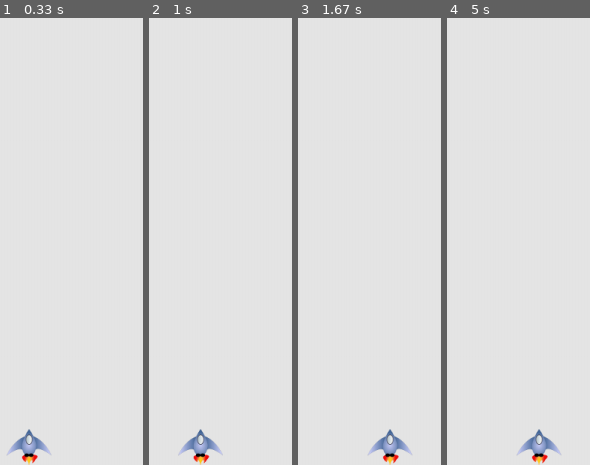
Above: before the commit, frames 1-4 (left to right).
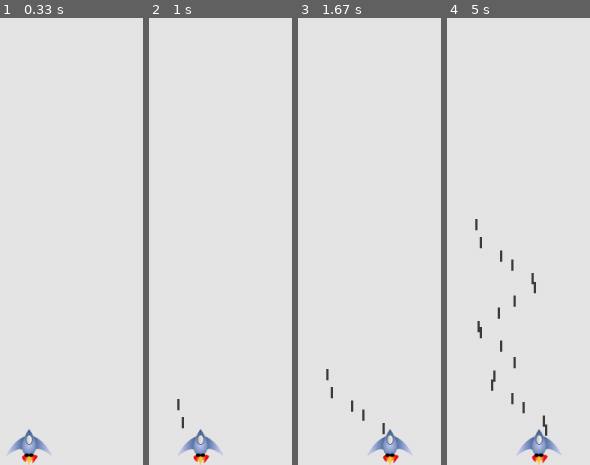
Above: after the commit, the same moments.

Repository: nestor5toglan/invasion_alliens_pygame
Game: pygame game, started from alien_invasion.py
Two runs of this game, one before a commit and one after it. Both use one fixed random seed, a clock stepped at 60 frames per second and the inputs below.
Inputs:
- Up to frame 1 (0.33 s): no input
- Up to frame 2 (1 s): tap Space at 0.33, 0.73 s; hold Right from 0.67 s (still down)
- Up to frame 3 (1.67 s): tap Space at 1.03, 1.23, 1.53 s; release Right at 1.13 s; hold Right 1.17-1.63 s
- Up to frame 4 (5 s): hold Left 1.67-2.2 s; tap Space at 1.73, 2.03, 2.3, 2.6, 2.73, 3.03, 3.4, 3.7, 3.9, 4.2, 4.4, 4.7, 4.9 s; hold Left 2.23-2.63 s; hold Right 2.67-3.3 s; hold Left 3.33-3.8 s; hold Right 3.83-4.3 s; hold Right 4.33-4.8 s; hold Left from 4.83 s (still down)

Frame 1 is identical in both runs. In frame 2, 0.1% of the frame differs, in the area x 19-25%, y 85-92%; in frame 3, 0.3%; in frame 4, 1.0%, in the area x 19-71%, y 44-94%.

Commit message:
commit suite du jeu

Diff:
--- a/alien_invasion.py
+++ b/alien_invasion.py
@@ -1,8 +1,10 @@
 from asyncio import events
+from hashlib import new
 import sys
 import pygame
 from settings import Settings
 from ship import Ship
+from bullet import Bullet
 ##création dune fenetre  pygame vide en creant une classe pour representer le jeu
 
 class AlienInvasion:
@@ -23,6 +25,8 @@
         self.ship = Ship(self)
         #definissez  la couleur d'arriere plan
         self.bg_color = (230,230,230)
+        self.bullets = pygame.sprite.Group() #changement 2 cette ligne permet de dessiner des balles a lecran a chaque passage de la boucle
+
 
 
 
@@ -33,6 +37,7 @@
             #surveiller  les évenements du clavier et de la sourri
             self._check_events()
             self.ship.update()
+            self.bullets.update()#changement2 mise a jour de la position des balles a chaque passage dans la boucle
             self._update_screen()
 
 
@@ -70,6 +75,8 @@
             self.ship.moving_left = True
         elif event.key == pygame.K_q:
             sys.exit()
+        elif event.key == pygame.K_SPACE:
+            self._fire_bullet()
 
 
     def _check_keyup_events(self, event):
@@ -79,6 +86,12 @@
         elif event.key == pygame.K_LEFT:
             self.ship.moving_left = False
 
+    #voici la methode self.fire_bullet() ici
+    def _fire_bullet(self):
+        """creez une nouvelle balle puis ajoutez la au groupe de balle"""
+        new_bullet = Bullet(self)
+        self.bullets.add(new_bullet)
+
 ##décomposition par méthode de _check_events
 
 
@@ -86,6 +99,8 @@
         """mettre a jour les images de lecran et basculer vers le nouvel ecran"""
         self.screen.fill(self.settings.bg_color)
         self.ship.blitme()
+        for bullet in self.bullets.sprites():
+            bullet.draw_bullet()
         #rendre visible l'ecran le plus recemment déssiné
         pygame.display.flip()
 
--- /dev/null
+++ b/bullet.py
@@ -0,0 +1,30 @@
+import pygame
+from pygame.sprite import Sprite
+
+class Bullet(Sprite):
+    """Cette class permet de gérer les balles tirées du navires"""
+
+    def __init__(self,ai_game):
+        """creons une balle a la position actuelle du vaisseau"""
+        super().__init__()
+        self.screen = ai_game.screen
+        self.settings = ai_game.settings
+        self.color = self.settings.bullet_color
+
+        #creer un bullet a (0,0) de coordonnée puis definissons la position correct
+        self.rect = pygame.Rect(0, 0, self.settings.bullet_width,
+                                self.settings.bullet_height)
+        self.rect.midtop = ai_game.ship.rect.midtop
+        #stocker la position de la balle sous la forme de valeur decimal
+        self.y = float(self.rect.y)
+
+    def update(self):
+        """déplacer les bullets (balles) vers le haut de lecran"""
+         #mettre a jour la position decimale du bullet
+        self.y -= self.settings.bullet_speed
+         #mettre a jour la position du rect
+        self.rect.y = self.y
+
+    def draw_bullet(self):
+        """dessiner le bullet (balle) a lecran"""
+        pygame.draw.rect(self.screen, self.color, self.rect)
--- a/evaluation_alien.py
+++ b/evaluation_alien.py
@@ -13,7 +13,10 @@
         pygame.init()
         self.evalusettings = EvaluationSettingsAlien()
         self.screen = pygame.display.set_mode((self.evalusettings.screen_width,self.evalusettings.screen_height))
-        self.screen = pygame.display.set_mode((1000, 500))
+        self.screen = pygame.display.set_mode((0, 0), pygame.FULLSCREEN)
+        self.evalusettings.screen_width = self.screen.get_rect().width
+        self.evalusettings.screen_height = self.screen.get_rect().height
+
         self.evaluationvaisseau = EvaluationVaisseau(self)
         pygame.display.set_caption("EvaluationALienInvasion")
         self.bg_color = (255,255,255)
@@ -25,6 +28,7 @@
         #Surveiller les évenements du clavier et de la souris
         while True:
             self._check_events()
+            self.evaluationvaisseau.evalu_update() #changement 1
             self._update_screen()
 
     def _check_events(self):
@@ -32,6 +36,62 @@
         for event in pygame.event.get():
             if event.type == pygame.QUIT:
                 sys.exit()
+            #appel de la fonction _check_keydown_event effective suite a lécoute et a la pression dune touche correspondant au clavier
+            elif event.type == pygame.KEYDOWN:
+                #appellons la procedure a effectuée  de _check_keydown_event
+                self._check_keydown_event(event)
+            #appel de la fonction _check_keyup_event effective suite a lécoute et au relachement dune touche correspondant au clavier
+            elif event.type == pygame.KEYUP:
+                 #appellons la procedure a effectuée de _check_keyup_event
+                 self._check_keyup_event(event)
+
+
+
+
+
+    #decomposition par methode de _check_events(changement1) ajout de fonction complet _check_keydown_event
+    def _check_keydown_event(self, event):
+        """repondre a la pression dune touche en suivant uniquement le drapeau ici"""
+        if event.key == pygame.K_RIGHT:
+        #déplacer le navire vers la droite
+            self.evaluationvaisseau.moving_right = True
+        #sinon si cest le contraire alors deplacer le navire vers la gauche
+        elif event.key == pygame.K_LEFT:
+            self.evaluationvaisseau.moving_left = True
+        #sinon si cest vers le haut deplacer deplacer le navire vers le haut
+        elif event.key == pygame.K_UP:
+            self.evaluationvaisseau.moving_top = True
+        #sinon si cest vers le bas deplacer deplacer le navire vers le bas
+        elif event.key == pygame.K_DOWN:
+            self.evaluationvaisseau.moving_bottom = True
+
+        #sinon si cest un appuis sur la touche 'q' alors fermer la console de jeux
+        elif event.key == pygame.K_q:
+            sys.exit()
+
+
+    #decomposition par methode de _check_events(changement1) ajout de fonction complet  _check_keyup_event
+
+    def _check_keyup_event(self, event): #changement1
+        """repondre au communiquer dune clé cest à dire au relachement dune touche en suivant le drapeau uniquement ici """
+        #si la touche droite est relacher # alors on met le drapeau a false et la boucle qui fait bouger le navire a droite  sarrete
+        if event.key == pygame.K_RIGHT:
+            self.evaluationvaisseau.moving_right = False
+
+
+        #si la touche gauche est relacher # alors on met le drapeau a false et la boucle qui fait bouger le navire a gauche sarrete
+        elif event.key == pygame.K_LEFT:
+            self.evaluationvaisseau.moving_left = False
+        #si la touche haut est relacher # alors on met le drapeau a false et la boucle qui fait bouger le navire en haut sarrete
+        elif event.key == pygame.K_UP:
+            self.evaluationvaisseau.moving_top = False
+        #si la touche basse est relacher # alors on met le drapeau a false et la boucle qui fait bouger le navire le bas sarrete
+        elif event.key == pygame.K_DOWN:
+            self.evaluationvaisseau.moving_bottom = False
+
+
+
+
 
     def _update_screen(self):
         """cette fonction sera utilisé pour mettre a jour les images de lécran et de basculer vers un nouvel ecran"""
--- a/evaluation_settings.py
+++ b/evaluation_settings.py
@@ -3,6 +3,8 @@
     """Cette classe va être utilisé pour stocker tous les paramettre du jeu EvaluationAlienInvasion"""
     def __init__(self):
         """Initialisation des parametre du jeu"""
-        self.screen_width = 1000
-        self.screen_height = 500
+        self.screen_width = 1200
+        self.screen_height = 800
         self.bg_color = (255,255,255)
+        #parametre du vaisseau (vitesse)
+        self.vaisseau_speed = 1.5 #changement1
--- a/evaluation_vaisseau.py
+++ b/evaluation_vaisseau.py
@@ -5,6 +5,7 @@
     def __init__(self,ai_jeux):
         """initialisation du vaisseau ou de mon personnage et mise en place de position de départ"""
         self.screen = ai_jeux.screen
+        self.evalusettings = ai_jeux.evalusettings
         self.screen_rect = ai_jeux.screen.get_rect()
 
     #Charger limage du vaisseau ou du personnage puis donnée son rect
@@ -13,6 +14,37 @@
     #démarrer chaque nouveau navire en bas au centre de lecran
 
         self.rect.midbottom = self.screen_rect.midbottom
+    #stocker une valeur decimal pour la positiion horizontale du vaisseau
+        self.x = float(self.rect.x) #changement1
+    #stocker une valeur decimal pour la positiion vertical du vaisseau
+        self.y = float(self.rect.y) #changement1
+    #initialisation de drapeau pour suivre et controler le mouvement du vaisseau
+        self.moving_right = False #changement1
+        self.moving_left = False  #changement1
+        self.moving_top = False #changement1
+        self.moving_bottom = False #changement1
+
+
+
+
+    def evalu_update(self):#changement 1 cest une nouvelle fonction entierement ajoutée
+        """mettre à jour la position du vaisseau en fonction du drapeau"""
+         #mettre dabord a jour la valeur x vaisseau pas le rect
+        if self.moving_right and self.rect.right <  self.screen_rect.right :
+            self.x += self.evalusettings.vaisseau_speed
+        if self.moving_left and self.rect.left > 0:
+            self.x -= self.evalusettings.vaisseau_speed
+        if self.moving_top and self.rect.top > self.screen_rect.top:
+            self.y -= self.evalusettings.vaisseau_speed
+        if self.moving_bottom and self.rect.bottom < self.screen_rect.bottom:
+            self.y += self.evalusettings.vaisseau_speed
+        #mettre a jour le self.x
+        self.rect.x = self.x
+        #mettre a jour le self.y
+        self.rect.y = self.y
+
+
+
 
     def blitme_1(self):
         """déssiner le vaisseau ou mon acteur personnage à son emplacement actuel"""
--- a/settings.py
+++ b/settings.py
@@ -10,5 +10,12 @@
         self.screen_width = 1200
         self.screen_height = 800
         self.bg_color = (230, 230, 230)
+
         #parametre du navire
         self.ship_speed = 1.5
+
+        #paramettre de bullet (puces)## donc ce paramettre crée des puces gris de 3px qui se deplacent lentement par rapport au navire
+        self.bullet_speed = 1.0
+        self.bullet_width = 3
+        self.bullet_height = 15
+        self.bullet_color = (60,60,60)
--- /dev/null
+++ b/tpscreen_vide_settings.py
@@ -0,0 +1,9 @@
+
+class EcranSettings:
+    """cette classe est utilisé pour stocker tous les paramètres du jeu"""
+    def __init__(self):
+        """initialisation des parametres du jeu"""
+        #parametre decran
+        self.screen_width = 1200
+        self.screen_height = 500
+        self.bg_color = (240,250,200)
--- /dev/null
+++ b/tpygame_screen_vide.py
@@ -0,0 +1,67 @@
+from selectors import EVENT_READ
+import sys
+import pygame
+from tpscreen_vide_settings import EcranSettings
+
+##ce fichier creer un ecran de jeu vide
+class JustEcranVide:
+    """cette classe est une classe globale pour gerer les actifs et comportements du jeu"""
+    def __init__(self):
+        """initialisation et creation des ressources du jeu"""
+        pygame.init()
+        self.monsettings = EcranSettings()
+        self.screen = pygame.display.set_mode((self.monsettings.screen_width,self.monsettings.screen_height))
+        #self.screen = pygame.display.setmode((0,0), pygame.FULLSCREEN)
+        self.monsettings.screen_width = self.screen.get_rect().width
+        self.monsettings.screen_height = self.screen.get_rect().height
+        pygame.display.set_caption('just_lecran_vide_de_test')
+        #definission de la couleur de larriere plan
+        self.bg_color = (240,250,200)
+
+
+    def run_screen_game(self):
+        """cette methode permet de demarrer la boucle principal du jeu"""
+        while True:
+            self._check_events()
+            self._update_screen()
+
+    def _check_events(self):
+        """methode utiliser pour detecter et surveiler les évenements du clavier et de la souris"""
+        for event in pygame.event.get():
+            if event.type == pygame.QUIT:
+                sys.exit()
+            elif  event.type == pygame.KEYDOWN:
+                self._check_keydown_event(event)
+
+
+
+    def _check_keydown_event(self,event):
+        """repondre a la pression dune touche """
+        if event.key == pygame.K_RIGHT:
+        #alors imprimer lattribut de event.key correspondant
+            event = pygame.K_RIGHT
+            print(f"{event}")
+        elif event.key == pygame.K_LEFT:
+        #alors imprimer lattribut de event.key correspondant
+            event = pygame.K_LEFT
+            print(f"{event}")
+        elif event.key == pygame.K_q:
+        #alors imprimer lattribut de event.key correspondant
+            event = pygame.K_q
+            print(f"{event}")
+            sys.exit()
+
+
+
+    def _update_screen(self):
+        """methode utiliser pour a chaque fois mettre a jour lecran"""
+        self.screen.fill(self.monsettings.bg_color)
+        #rendre lecran le plus recement dessinné visible
+        pygame.display.flip()
+
+
+
+if __name__ == '__main__':
+    #creons une instance de jeu puis lançons le jeu
+    ai = JustEcranVide()
+    ai.run_screen_game()
